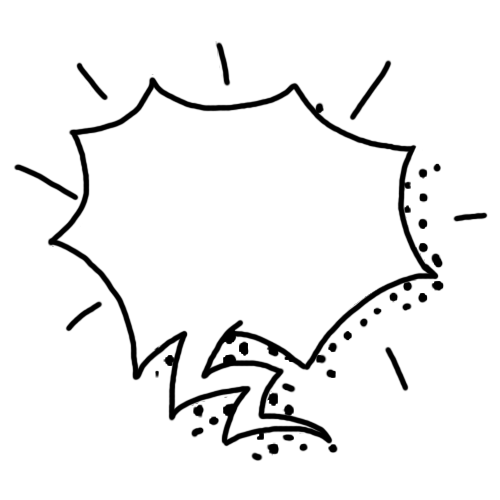
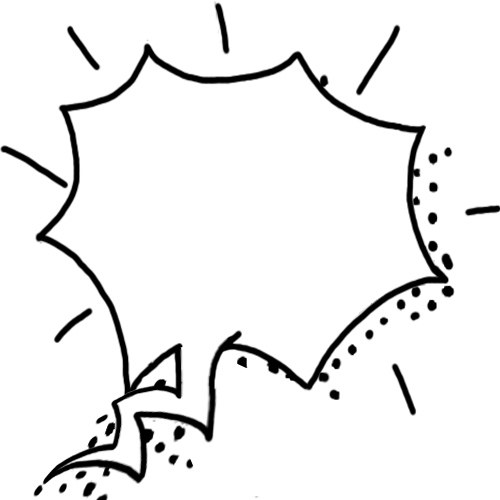
Comparing the layer stacks of the two w=500, h=500 images. Changes:
added layer "Layer 5" above "Layer 2" over [33, 335, 236, 500]
painted on "Layer 2" over [0, 1, 500, 498]
removed layer "Layer 1" over [52, 41, 463, 462]
removed layer "Layer 3" over [13, 41, 488, 447]
